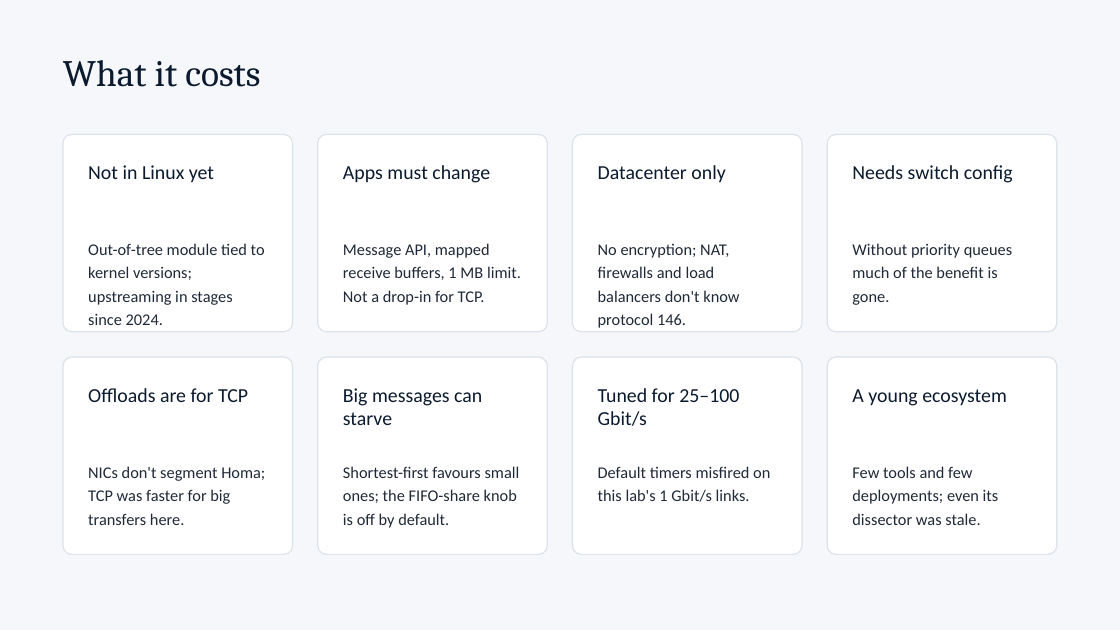
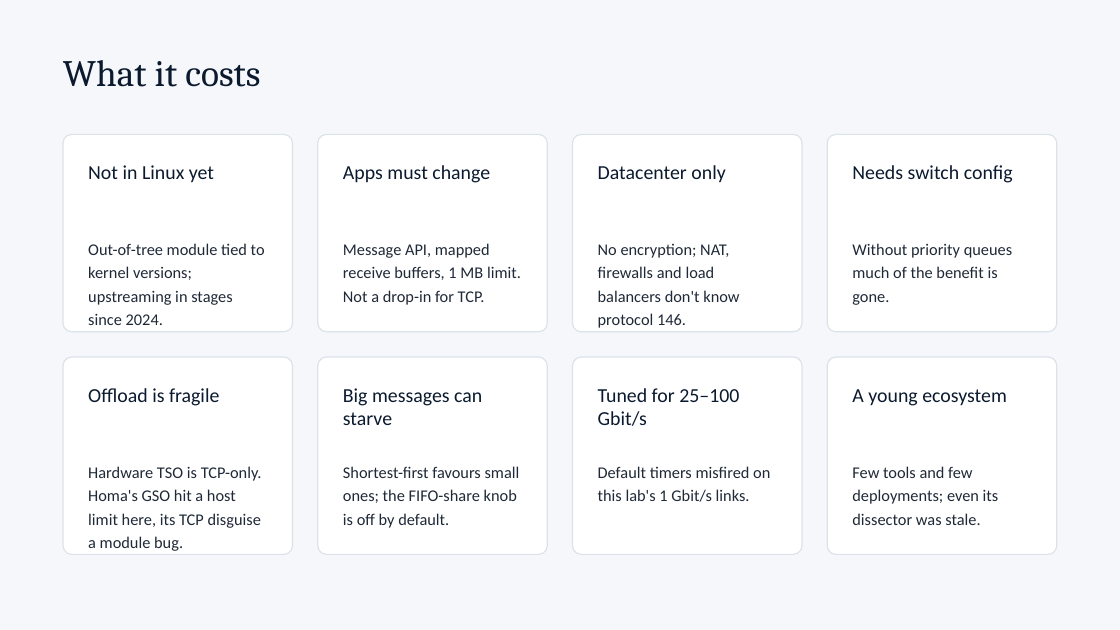
Before and after one commit to dcantor/homa-lab, a slide deck: slide 8 of docs/homa-lab.pptx. Drawn at 1120x630 pixels with LibreOffice and Linux fonts; fonts in the diff are those of the drawing. Boxes give left, top, right and bottom in pixels: in the first picture for what was removed or moved away, otherwise in the second. Text is boxed around its words. In the diff, an @@ line names an element or a change of style, - is before the commit and + after.

```diff
--- a/docs/homa-lab.pptx
+++ b/docs/homa-lab.pptx
@@ text at (x1=88, y1=388, x2=219, y2=406): text changed @@
-Offloads are for TCP
+Offload is fragile
@@ text at (x1=88, y1=466, x2=262, y2=551): text changed @@
-NICs don't segment Homa; TCP was faster for big transfers here.
+Hardware TSO is TCP-only. Homa's GSO hit a host limit here, its TCP disguise a module bug.
```
Also in this commit, not shown: 7 other slides changed, 16 other files.
